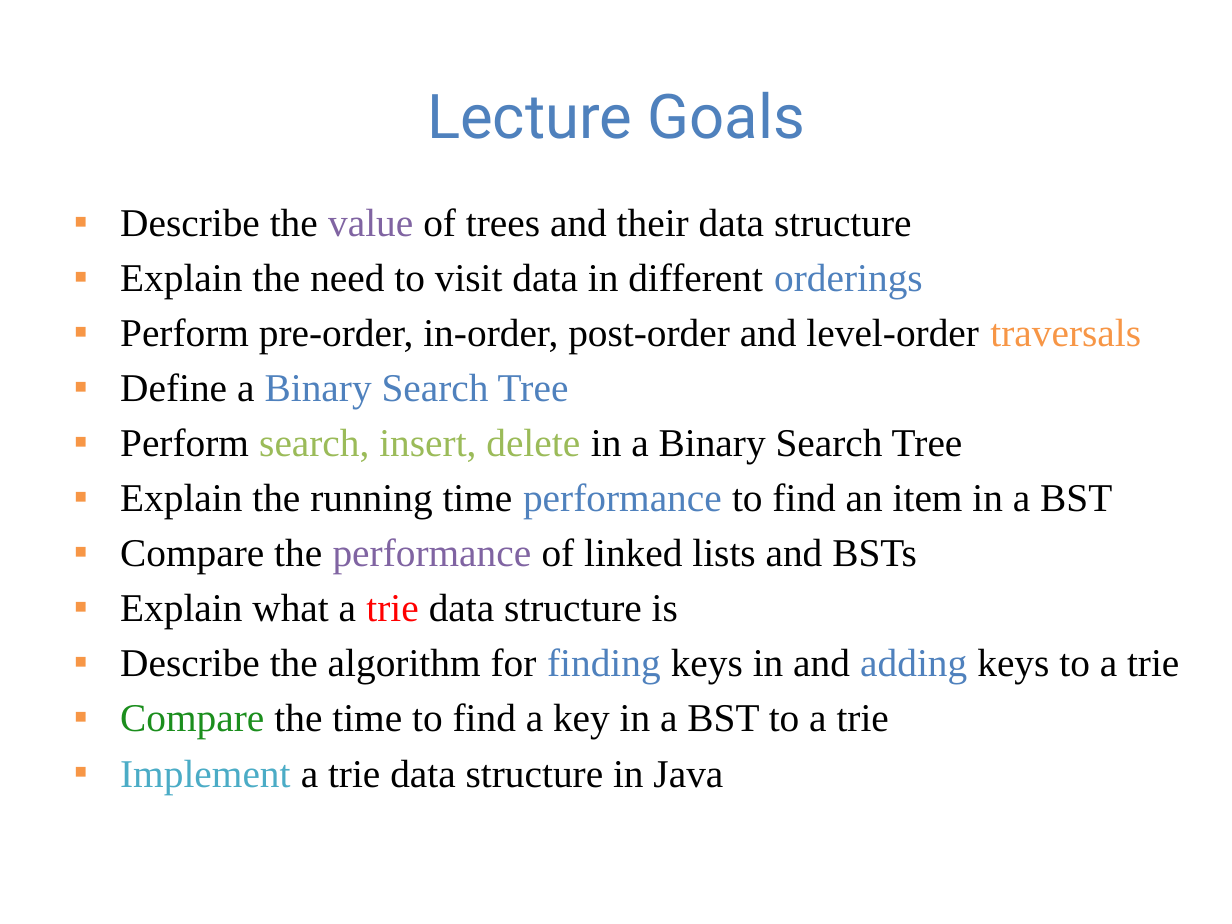
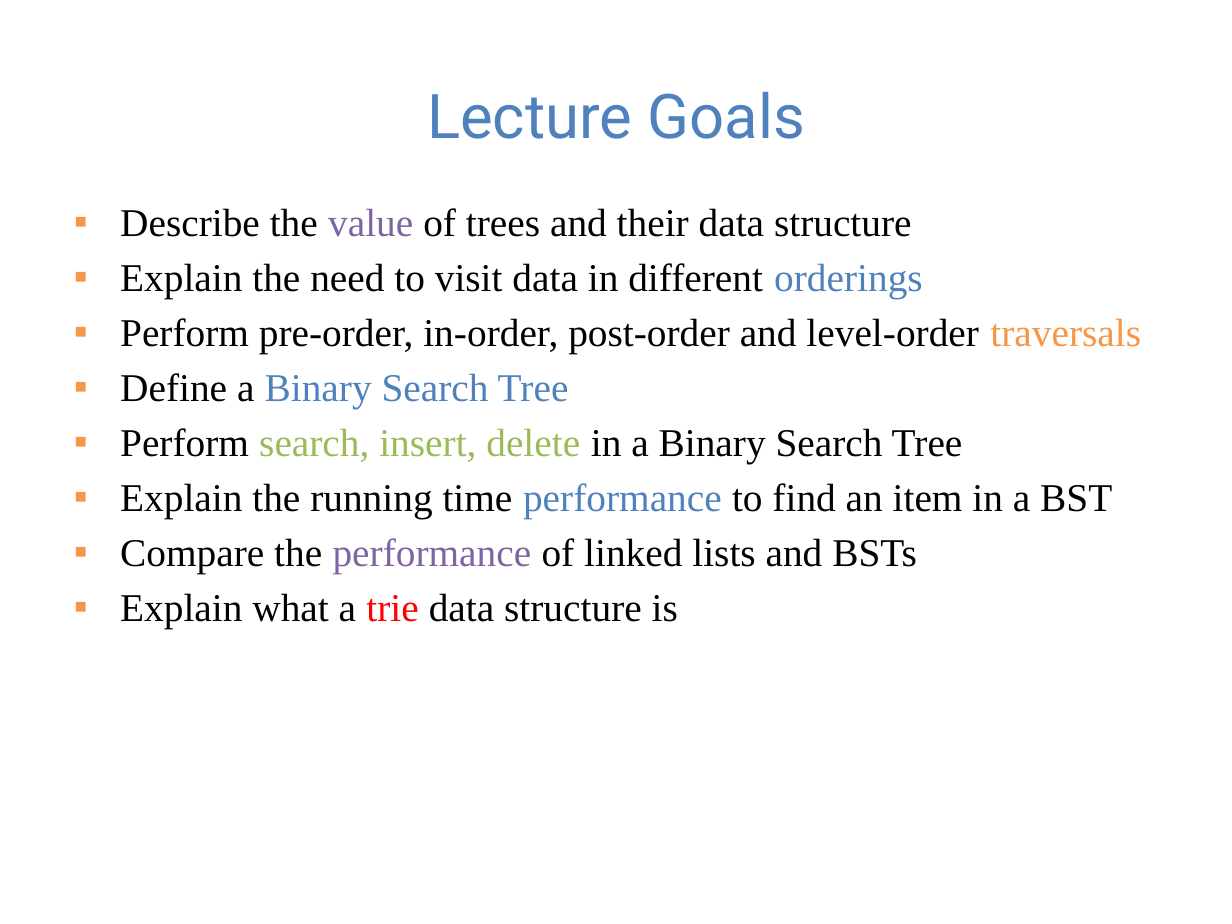
Before and after one commit to guhofstra/CSC111Fa25, a slide deck: slide 2 of PPTs/Lecture 8-binary search tree and trie.pptx. Drawn at 1232x924 pixels with LibreOffice and Linux fonts; fonts in the diff are those of the drawing. Boxes give left, top, right and bottom in pixels: in the first picture for what was removed or moved away, otherwise in the second. Text is boxed around its words. In the diff, an @@ line names an element or a change of style, - is before the commit and + after.

```diff
--- a/PPTs/Lecture 8-binary search tree and trie.pptx
+++ b/PPTs/Lecture 8-binary search tree and trie.pptx
@@ text at (x1=120, y1=648, x2=1179, y2=795): paragraphs removed @@
-▪ Describe the algorithm for finding keys in and adding keys to a trie
-▪ Compare the time to find a key in a BST to a trie
-▪ Implement a trie data structure in Java
```
Also in this commit, not shown: 7 other slides changed, 13 slides added, 6 other files.
